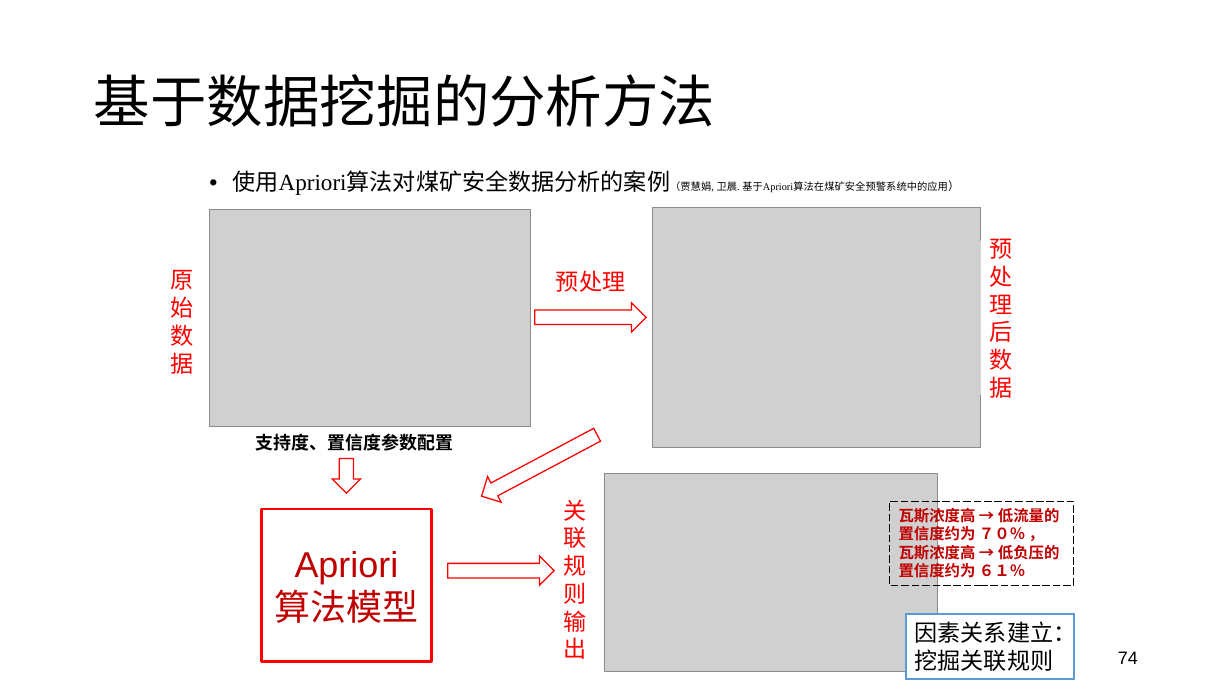
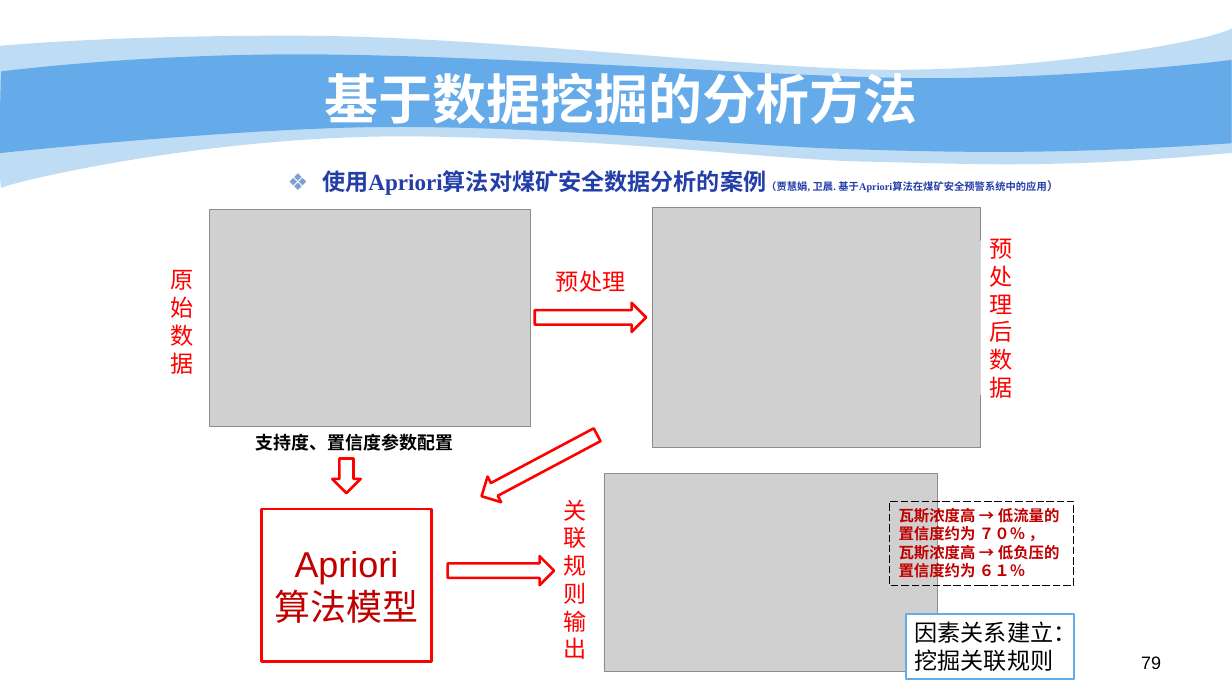
Before and after one commit to bwriteLeaf/writing, a slide deck: slide 79 of 报告写作/2018-3-8汇报ppt.pptx (slide 74 before the commit). Drawn at 1232x693 pixels with LibreOffice and Linux fonts; fonts in the diff are those of the drawing; grey boxes stand for pictures; background and template pictures are left out. Boxes give left, top, right and bottom in pixels: in the first picture for what was removed or moved away, otherwise in the second. Text is boxed around its words. In the diff, an @@ line names an element or a change of style, - is before the commit and + after.

```diff
--- a/报告写作/2018-3-8汇报ppt.pptx
+++ b/报告写作/2018-3-8汇报ppt.pptx
@@ freeform shape added at (0, 29, 1232, 192), fill #65AAE9 at 41% opacity @@
@@ freeform shape added at (0, 54, 1232, 155), fill #65AAE9 @@
@@ title "基于数据挖掘的分析方法": place and size @@
-title "基于数据挖掘的分析方法" at (94, 74, 715, 127)
+title "基于数据挖掘的分析方法" at (325, 64, 918, 133)
@@ title "基于数据挖掘的分析方法" at (325, 64, 918, 133): size 44 to 42 pt, font Calibri to Noto Sans CJK SC, text colour #000000 to #FFFFFF, bold on; alignment left to centre; line spacing 0.9 to 1 @@
@@ text "使用Apriori算法对煤矿安全数据分析的案例（贾慧娟, 卫晨. 基于Apriori算法在煤矿安全预警系统中的应用）": place and size @@
-text "使用Apriori算法对煤矿安全数据分析的案例（贾慧娟, 卫晨. 基于Apriori算法在煤矿安全预警系统中的应用）" at (233, 170, 948, 195)
+text "使用Apriori算法对煤矿安全数据分析的案例（贾慧娟, 卫晨. 基于Apriori算法在煤矿安全预警系统中的应用）" at (322, 170, 1046, 195)
@@ text "使用Apriori算法对煤矿安全数据分析的案例（贾慧娟, 卫晨. 基于Apriori算法在煤矿安全预警系统中的应用）" at (322, 170, 1046, 195): text colour #000000 to #233DA9, bold on; bullet • to ❖; less space between paragraphs @@
@@ outline #FF0000 1 pt to #FF0000 2 pt in 4 elements at (535, 303, 646, 332), (475, 422, 604, 509), (448, 556, 555, 585), (332, 459, 361, 494) @@
@@ rectangle "因素关系建立：" at (906, 615, 1074, 680): outline #5B9BD5 1.5 pt to #65AAE9 1.5 pt @@
@@ page number at (1141, 656, 1161, 669): text changed @@
-74
+79
```
Also in this commit, not shown: 78 other slides changed, 5 slides added.
